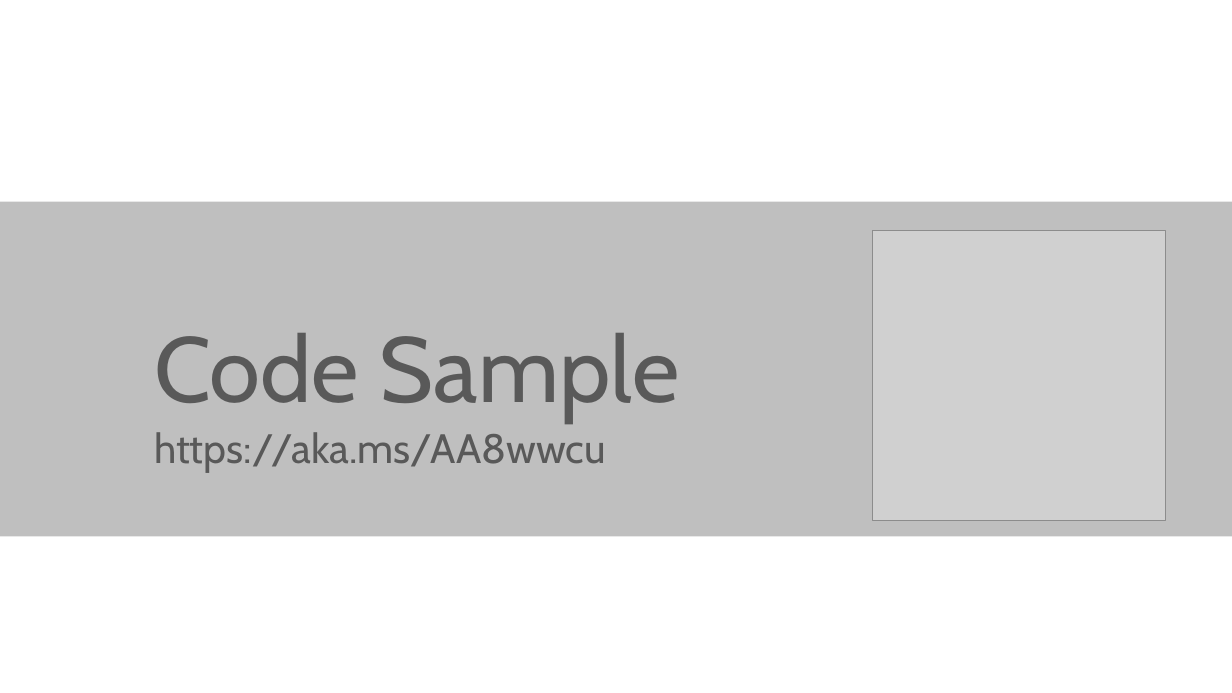
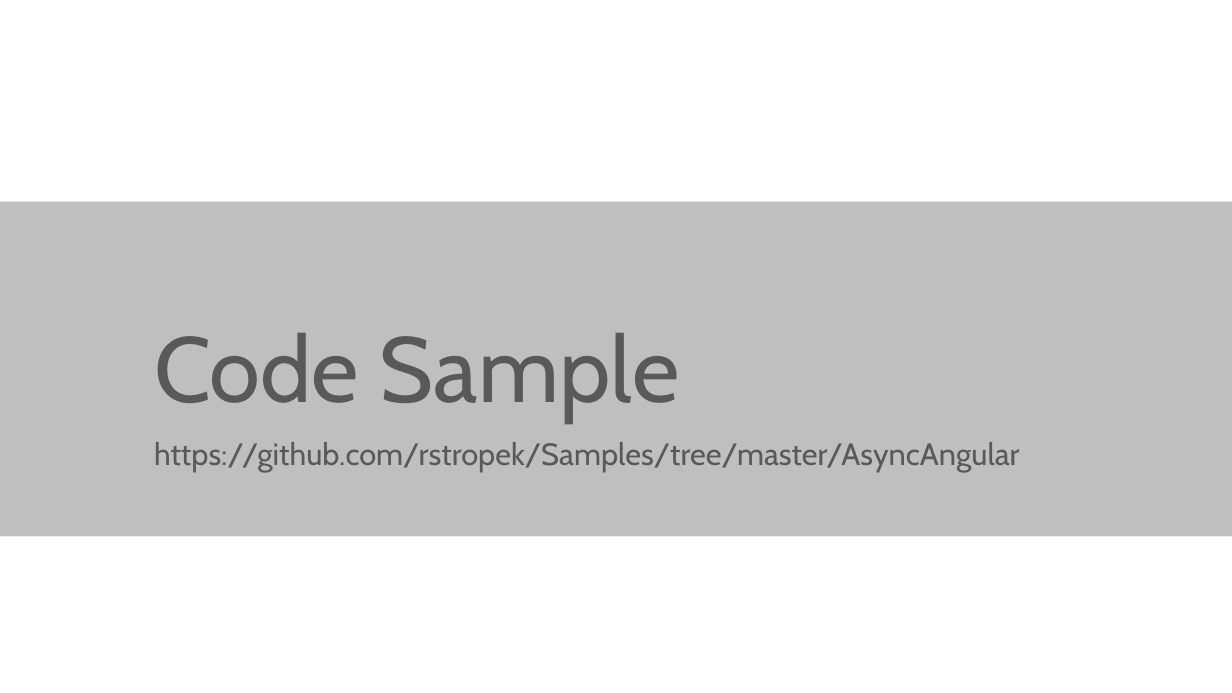
Before and after one commit to rstropek/Samples, a slide deck: slide 3 of AsyncAngular/Slides/AsyncServerless.pptx. Drawn at 1232x693 pixels with LibreOffice and Linux fonts; fonts in the diff are those of the drawing; grey boxes stand for pictures. Boxes give left, top, right and bottom in pixels: in the first picture for what was removed or moved away, otherwise in the second. Text is boxed around its words. In the diff, an @@ line names an element or a change of style, - is before the commit and + after.

Commit message:
Update slides for async Angular

```diff
--- a/AsyncAngular/Slides/AsyncServerless.pptx
+++ b/AsyncAngular/Slides/AsyncServerless.pptx
@@ picture removed at bbox=[873, 230, 1166, 521] @@
@@ text at bbox=[154, 442, 1019, 472]: text changed; size 32 to 24 pt @@
-https://aka.ms/AA8wwcu
+https://github.com/rstropek/Samples/tree/master/AsyncAngular
```
Also in this commit, not shown: 2 other slides changed, 2 slides removed.
